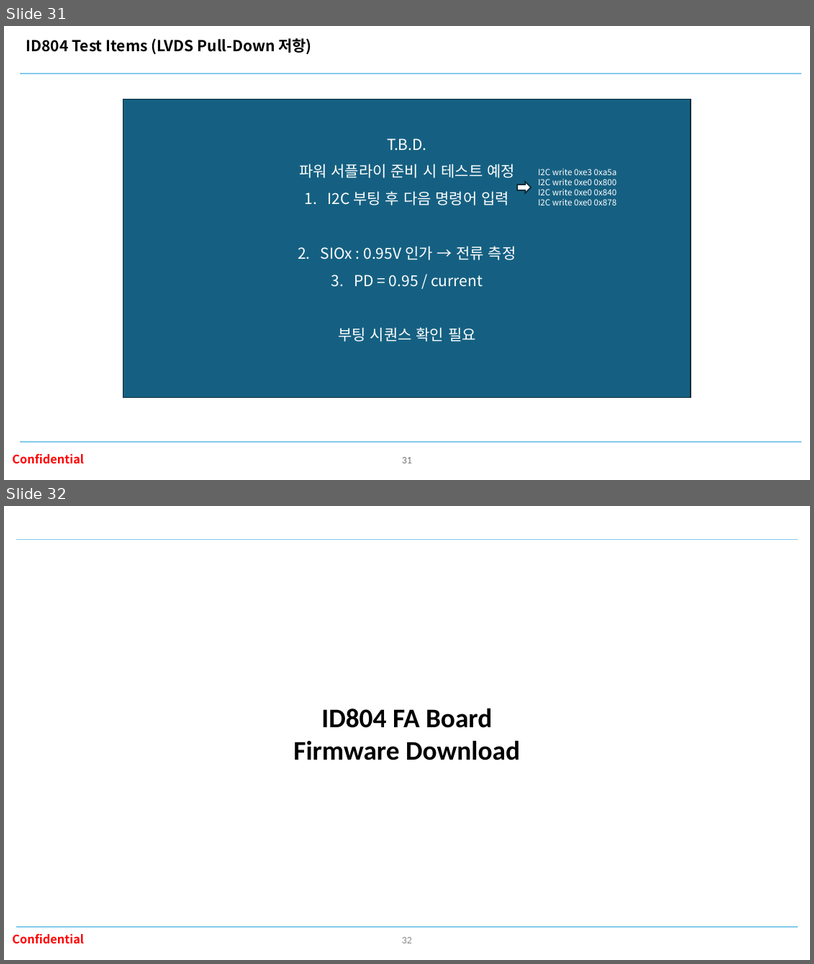
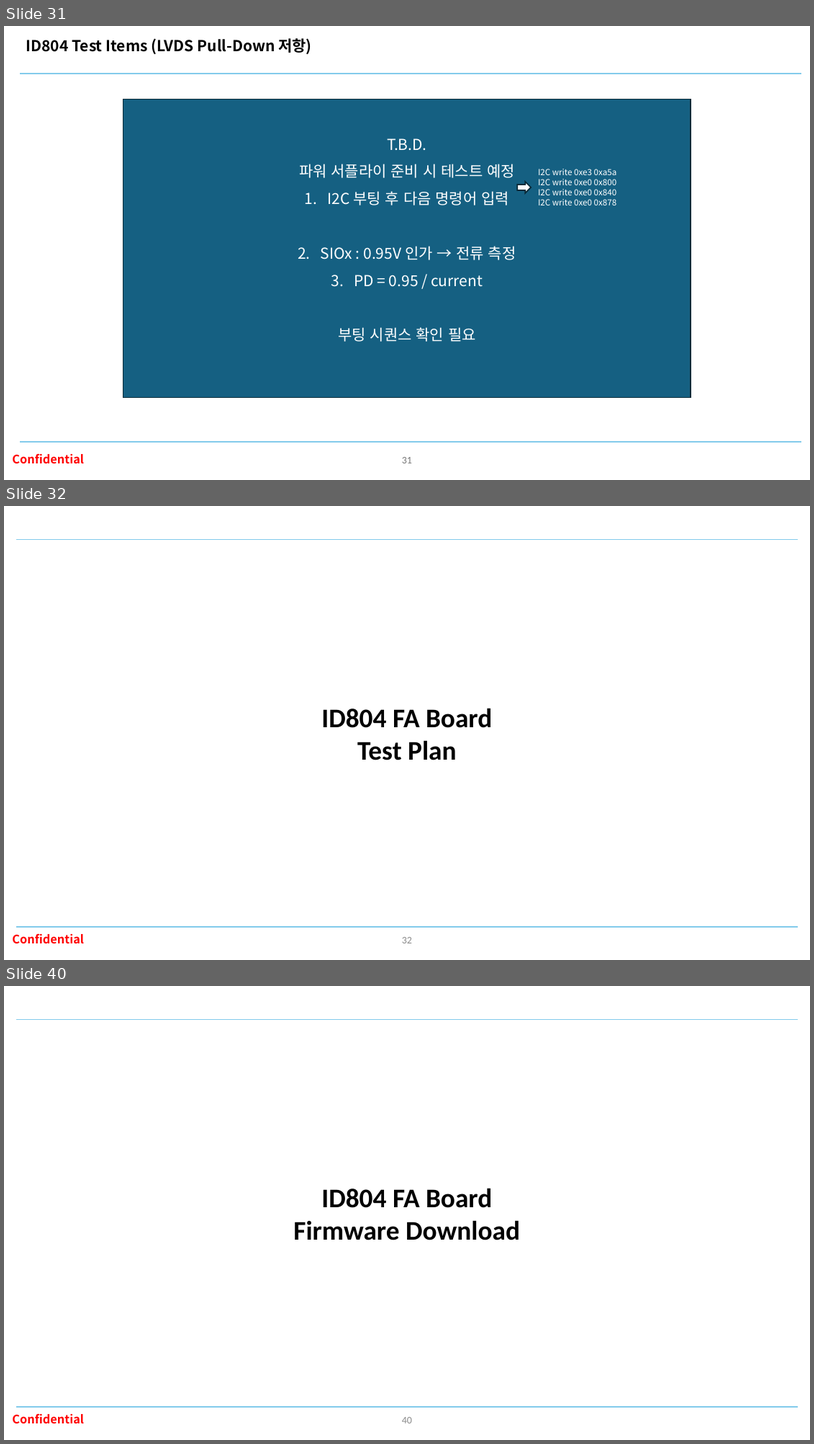
Before and after one commit to oio9595/Global_Technologies_FW, a slide deck: ID804/ID804_FA_Board/Docs/id804_fa_board_manual_R00_260915.pptx. Shown one above the other, each under a label of ours: slides 31 and 32 before the commit, slides 31, 32 and 40 after it; the slides between them are not shown. The pictures are 814x964 and 814x1444 pixels, drawn with LibreOffice and Linux fonts; fonts in the diff are those of the drawing; background and template pictures are left out. Boxes give left, top, right and bottom in pixels: in the first picture for what was removed or moved away, otherwise in the second. Text is boxed around its words. In the diff, an @@ line names an element or a change of style, - is before the commit and + after.

```diff
--- a/ID804/ID804_FA_Board/Docs/id804_fa_board_manual_R00_260915.pptx
+++ b/ID804/ID804_FA_Board/Docs/id804_fa_board_manual_R00_260915.pptx
@@ slide 32 added at [4,506,810,960], background #FFFFFF; not listed: 3 template elements that a slide beside it also shows @@
@@ text added at [322,708,492,760], 32 pt, text #000000, bold @@
+ID804 FA Board
+Test Plan
@@ page number added at [402,937,412,943], 12 pt, text #8C8C8C @@
+32
@@ what was slide 32 is now slide 40 @@
@@ page number at [402,1417,412,1423]: text changed @@
-32
+40
```
Also in this commit, not shown: 7 other slides added, 2 other files.
